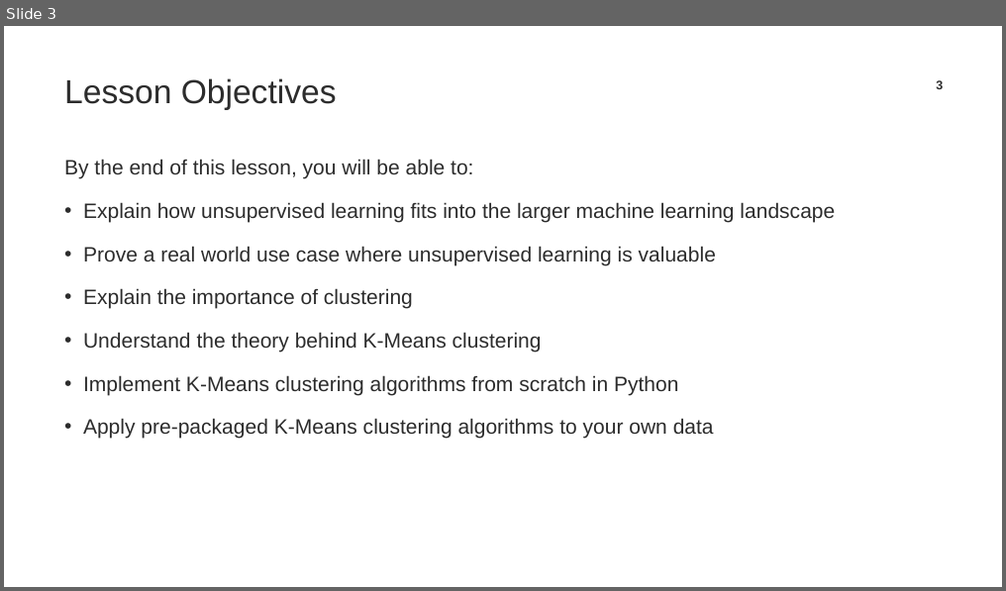
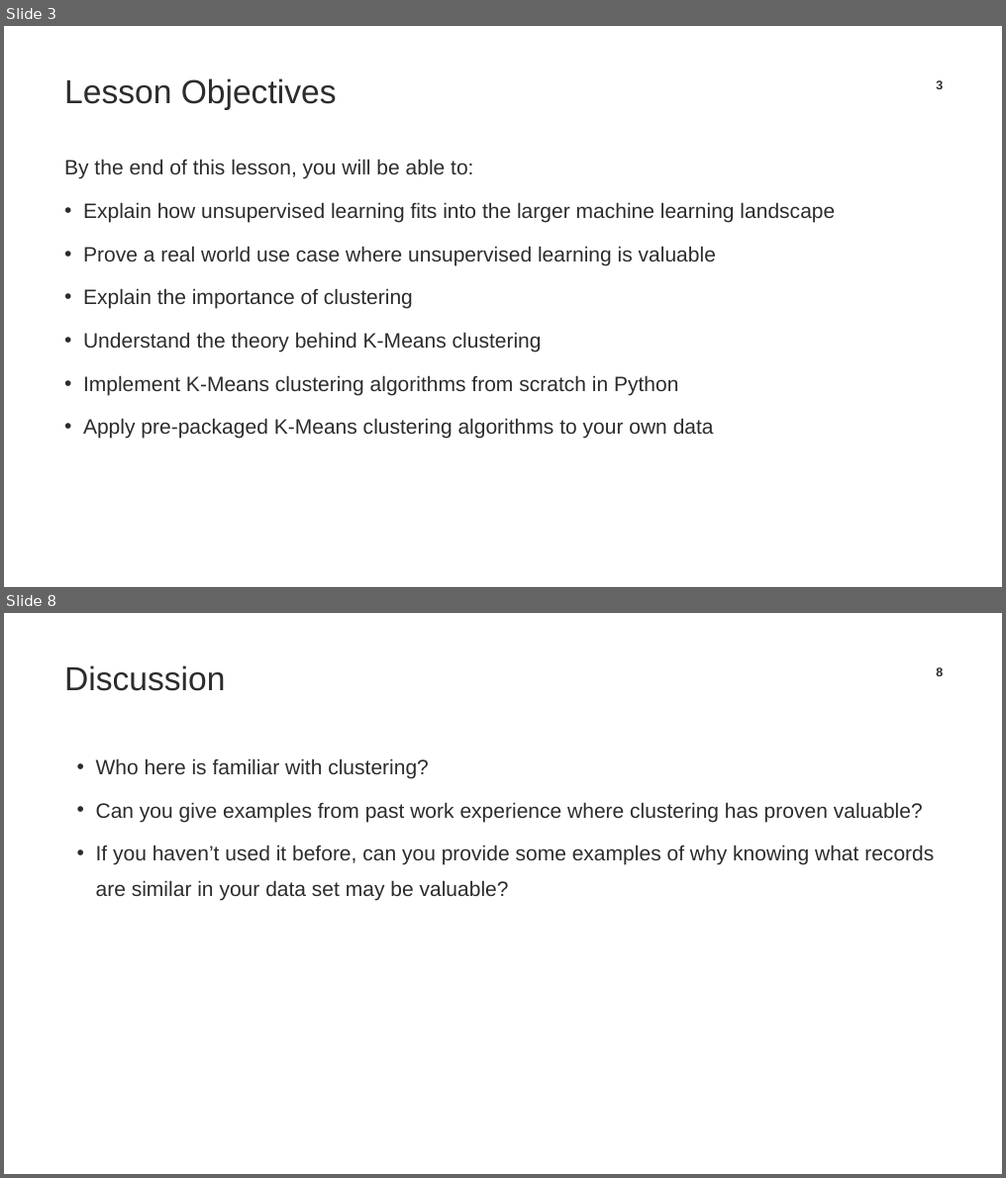
Before and after one commit to TrainingByPackt/Applied-Unsupervised-Learning-with-Python, a slide deck: CH1/Chapter1_PPT.pptx. Shown one above the other, each under a label of ours: slide 3 before the commit, slides 3 and 8 after it; the slides between them are not shown. The pictures are 1006x591 and 1006x1178 pixels, drawn with LibreOffice and Linux fonts; fonts in the diff are those of the drawing; background and template pictures are left out. Boxes give left, top, right and bottom in pixels: in the first picture for what was removed or moved away, otherwise in the second. Text is boxed around its words. In the diff, an @@ line names an element or a change of style, - is before the commit and + after.

```diff
--- a/CH1/Chapter1_PPT.pptx
+++ b/CH1/Chapter1_PPT.pptx
@@ slide 8 added at (4, 613, 1002, 1174), background #FFFFFF @@
@@ title added at (64, 665, 225, 691), 32 pt, text #2C2C2C @@
+Discussion
@@ page number added at (936, 667, 943, 676), 12 pt, text #2C2C2C, bold @@
+8
@@ text added at (96, 759, 934, 900), 20 pt, text #2C2C2C @@
+• Who here is familiar with clustering?
+• Can you give examples from past work experience where clustering has proven valuable?
+• If you haven’t used it before, can you provide some examples of why knowing what records are similar in your data set may be valuable?
```
Also in this commit, not shown: 11 slides changed, 21 other slides added, 45 slides removed, 1 other file.
